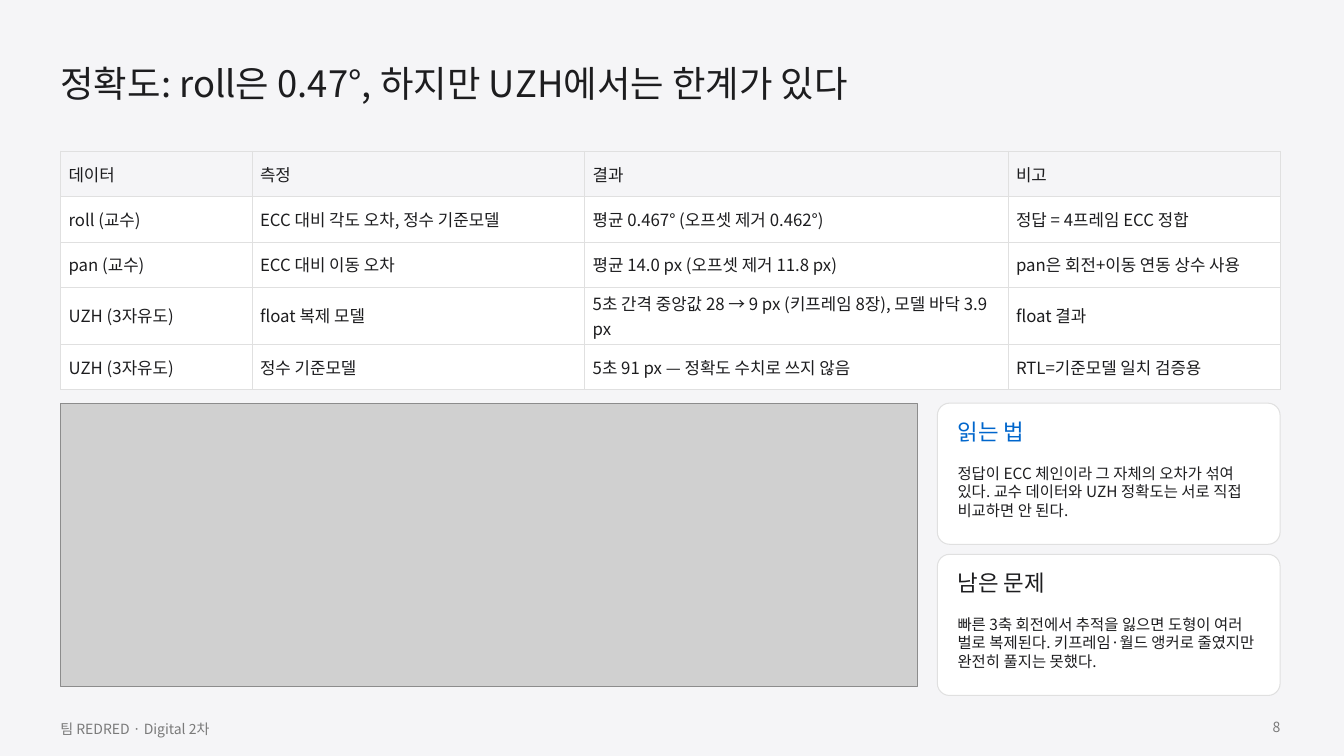
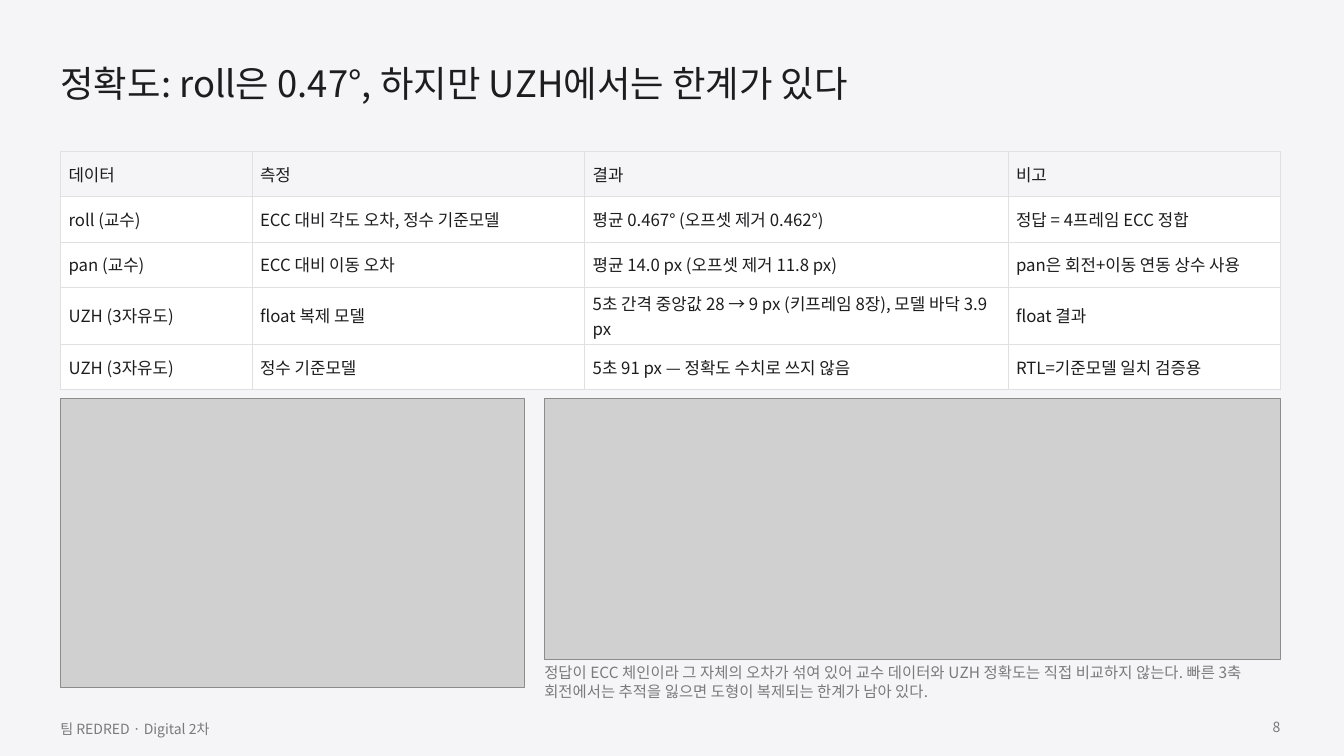
Before and after one commit to GangHeeJo/AI-SEMI, a slide deck: slide 8 of submission/REDRED_2차_발표자료_칩S.pptx. Drawn at 1344x756 pixels with LibreOffice and Linux fonts; fonts in the diff are those of the drawing; grey boxes stand for pictures. Boxes give left, top, right and bottom in pixels: in the first picture for what was removed or moved away, otherwise in the second. Text is boxed around its words. In the diff, an @@ line names an element or a change of style, - is before the commit and + after.

```diff
--- a/submission/REDRED_2차_발표자료_칩S.pptx
+++ b/submission/REDRED_2차_발표자료_칩S.pptx
@@ picture: place and size @@
-picture at [60,403,918,687]
+picture at [60,398,524,688]
@@ picture added at [544,398,1280,659] @@
@@ rounded rectangle removed at [938,403,1280,544] @@
@@ text removed at [958,421,1025,442] @@
-읽는 법
@@ rounded rectangle removed at [938,555,1280,696] @@
@@ text removed at [958,572,1045,593] @@
-남은 문제
@@ text removed at [958,617,1255,669] @@
-빠른 3축 회전에서 추적을 잃으면 도형이 여러 벌로 복제된다. 키프레임·월드 앵커로 줄였지만 완전히 풀지는 못했다.
@@ text at [544,665,1242,698]: text changed; text colour #1D1D1F to #7A7A7A @@
-정답이 ECC 체인이라 그 자체의 오차가 섞여 있다. 교수 데이터와 UZH 정확도는 서로 직접 비교하면 안 된다.
+정답이 ECC 체인이라 그 자체의 오차가 섞여 있어 교수 데이터와 UZH 정확도는 직접 비교하지 않는다. 빠른 3축 회전에서는 추적을 잃으면 도형이 복제되는 한계가 남아 있다.
```
Also in this commit, not shown: 3 other slides changed, 10 other files.
